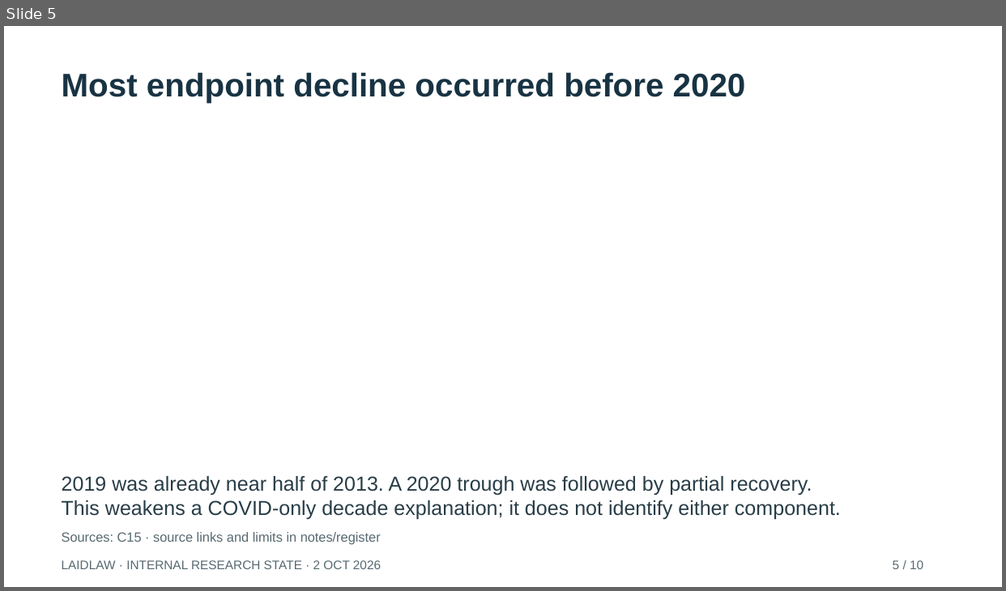
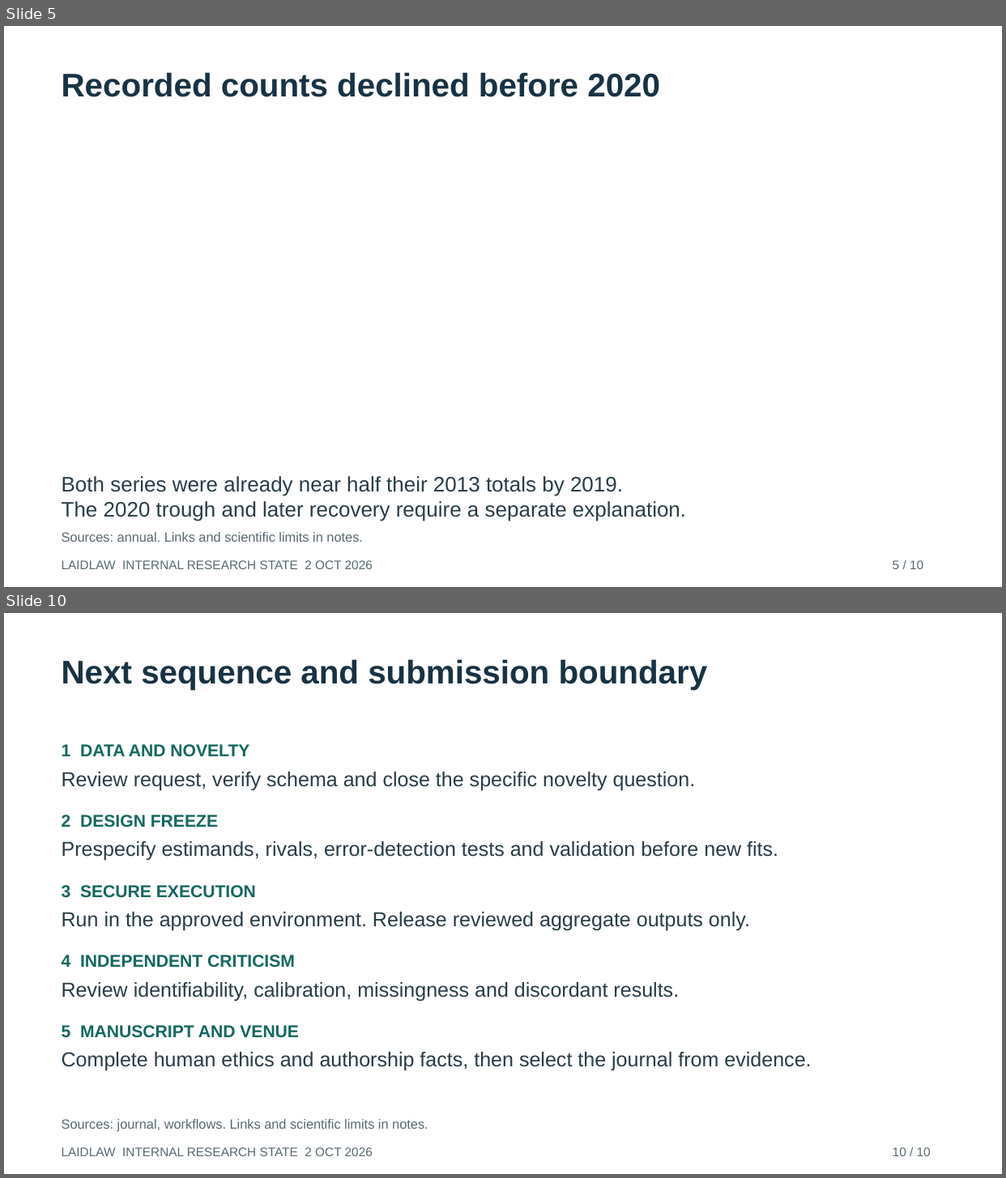
Before and after one commit to bobshenruililin/Laidlaw-Heat-Project, a slide deck: reports/auto_research/2026-10-02/Research_State_Briefing.pptx. Shown one above the other, each under a label of ours: slide 5 before the commit, slides 5 and 10 after it; the slides between them are not shown. The pictures are 1006x591 and 1006x1178 pixels, drawn with LibreOffice and Linux fonts; fonts in the diff are those of the drawing. Boxes give left, top, right and bottom in pixels: in the first picture for what was removed or moved away, otherwise in the second. Text is boxed around its words. In the diff, an @@ line names an element or a change of style, - is before the commit and + after.

Commit message:
Build evidence-led novelty, feasibility and manuscript packet

```diff
--- a/reports/auto_research/2026-10-02/Research_State_Briefing.pptx
+++ b/reports/auto_research/2026-10-02/Research_State_Briefing.pptx
@@ slide 10 added at (4,613,1002,1174), background #FFFFFF @@
@@ text added at (62,659,708,690), 31.5 pt, text #183343, bold @@
+Next sequence and submission boundary
@@ text added at (62,744,249,757), 16.5 pt, text #14685F, bold @@
+1 DATA AND NOVELTY
@@ text added at (62,772,696,791), 19.5 pt, text #283D47 @@
+Review request, verify schema and close the specific novelty question.
@@ text added at (62,815,218,828), 16.5 pt, text #14685F, bold @@
+2 DESIGN FREEZE
@@ text added at (62,841,778,861), 19.5 pt, text #283D47 @@
+Prespecify estimands, rivals, error-detection tests and validation before new fits.
@@ text added at (62,885,256,898), 16.5 pt, text #14685F, bold @@
+3 SECURE EXECUTION
@@ text added at (62,912,750,931), 19.5 pt, text #283D47 @@
+Run in the approved environment. Release reviewed aggregate outputs only.
@@ text added at (62,955,295,968), 16.5 pt, text #14685F, bold @@
+4 INDEPENDENT CRITICISM
@@ text added at (62,982,679,1001), 19.5 pt, text #283D47 @@
+Review identifiability, calibration, missingness and discordant results.
@@ text added at (62,1025,299,1038), 16.5 pt, text #14685F, bold @@
+5 MANUSCRIPT AND VENUE
@@ text added at (62,1052,811,1071), 19.5 pt, text #283D47 @@
+Complete human ethics and authorship facts, then select the journal from evidence.
@@ text added at (62,1119,428,1132), 12.8 pt, text #576971 @@
+Sources: journal, workflows. Links and scientific limits in notes.
@@ text added at (62,1148,373,1157), 12 pt, text #576971 @@
+LAIDLAW INTERNAL RESEARCH STATE 2 OCT 2026
@@ text added at (893,1148,931,1157), 12 pt, text #576971 @@
+10 / 10
@@ slide 5 changed as well @@
@@ text at (62,72,660,97): text changed @@
-Most endpoint decline occurred before 2020
+Recorded counts declined before 2020
@@ text at (62,476,686,522): text changed; size 19.5 to 20.2 pt @@
-2019 was already near half of 2013. A 2020 trough was followed by partial recovery.
-This weakens a COVID-only decade explanation; it does not identify either component.
+Both series were already near half their 2013 totals by 2019.
+The 2020 trough and later recovery require a separate explanation.
@@ text at (62,532,363,542): text changed @@
-Sources: C15 · source links and limits in notes/register
+Sources: annual. Links and scientific limits in notes.
@@ text at (62,561,373,570): text changed @@
-LAIDLAW · INTERNAL RESEARCH STATE · 2 OCT 2026
+LAIDLAW INTERNAL RESEARCH STATE 2 OCT 2026
```
Also in this commit, not shown: 3 other slides changed, 5 other slides added, 6 slides removed, 49 other files.
